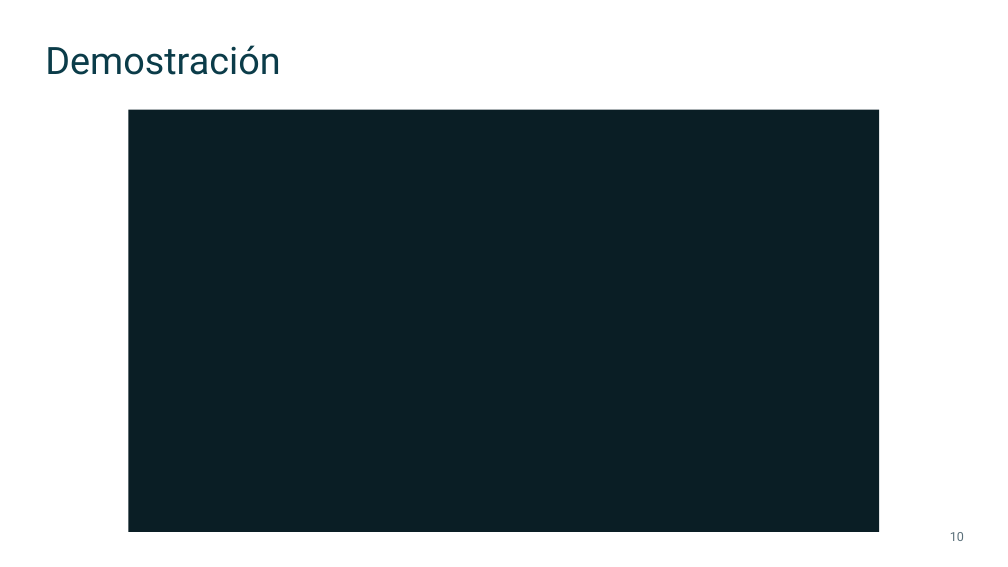
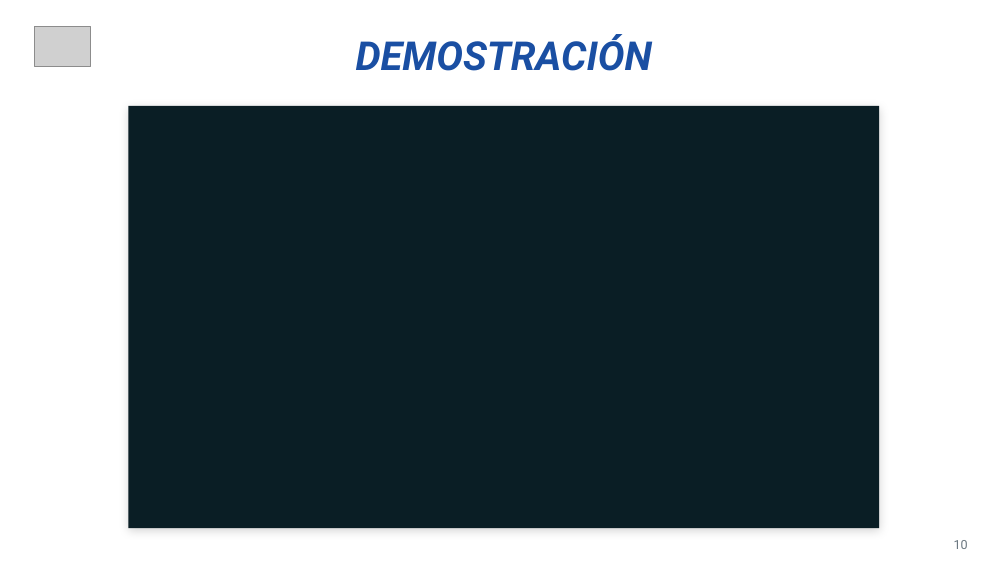
Before and after one commit to santinohamada/Nexora, a slide deck: slide 10 of docs/TP9/TP9_Presentacion_LSA Salud.pptx. Drawn at 1008x567 pixels with LibreOffice and Linux fonts; fonts in the diff are those of the drawing; grey boxes stand for pictures; background and template pictures are left out. Boxes give left, top, right and bottom in pixels: in the first picture for what was removed or moved away, otherwise in the second. Text is boxed around its words. In the diff, an @@ line names an element or a change of style, - is before the commit and + after.

```diff
--- a/docs/TP9/TP9_Presentacion_LSA Salud.pptx
+++ b/docs/TP9/TP9_Presentacion_LSA Salud.pptx
@@ picture added at (x1=34, y1=26, x2=91, y2=67) @@
@@ text at (x1=356, y1=34, x2=652, y2=71): text changed; size 36 to 38 pt; text colour #0B3C49 to #1A4FA3; bold on; italic on @@
-Demostración
+DEMOSTRACIÓN
@@ rectangle moved from (x1=129, y1=110, x2=879, y2=532) to (x1=129, y1=106, x2=879, y2=528) @@
@@ rectangle at (x1=129, y1=106, x2=879, y2=528): shadow on @@
@@ page number moved from (x1=950, y1=532, x2=964, y2=541) to (x1=954, y1=540, x2=968, y2=549) @@
@@ page number at (x1=954, y1=540, x2=968, y2=549): text colour #5B707A to #6B7780 @@
```
Also in this commit, not shown: 11 other slides changed, 1 other file.
